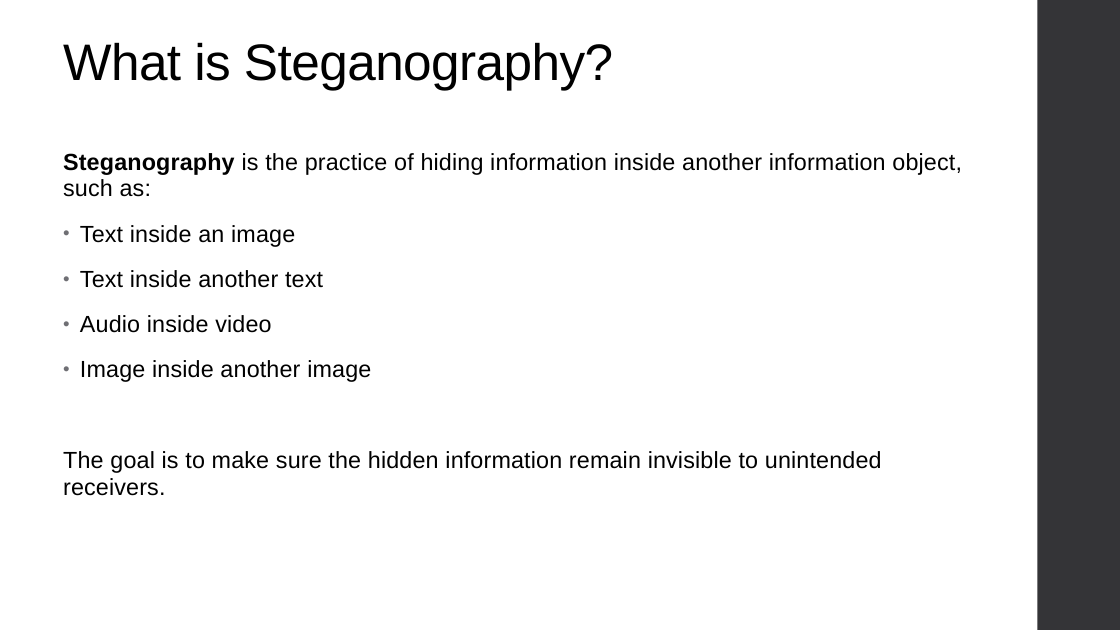
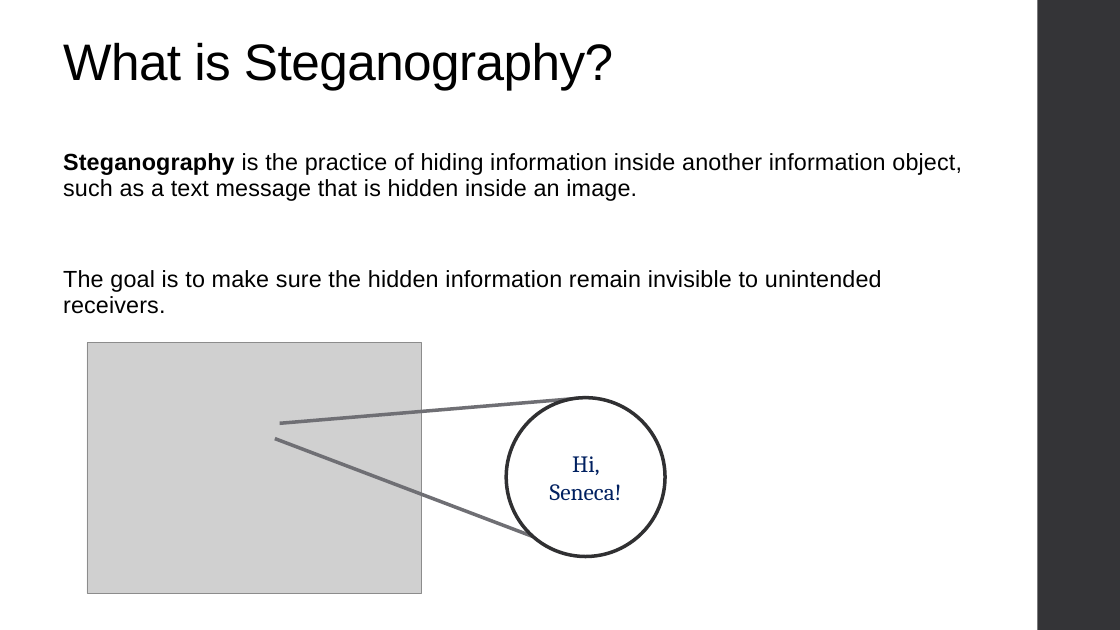
Before and after one commit to shima3021/CEP146-Project1, a slide deck: slide 2 of steganographySlides.pptx. Drawn at 1120x630 pixels with LibreOffice and Linux fonts; fonts in the diff are those of the drawing; grey boxes stand for pictures. Boxes give left, top, right and bottom in pixels: in the first picture for what was removed or moved away, otherwise in the second. Text is boxed around its words. In the diff, an @@ line names an element or a change of style, - is before the commit and + after.

Commit message:
Add an image to the (What is Steganography) Slide
The edit is intended for clarification.

```diff
--- a/steganographySlides.pptx
+++ b/steganographySlides.pptx
@@ text at [63,153,962,201]: text changed @@
-Steganography is the practice of hiding information inside another information object, such as:
-• Text inside an image
-• Text inside another text
-• Audio inside video
-• Image inside another image
+Steganography is the practice of hiding information inside another information object, such as a text message that is hidden inside an image.
@@ picture added at [87,343,422,593] @@
@@ line added from (586, 397) to (280, 423), #6F6F74 3 pt @@
@@ ellipse added at [507,397,665,556], fill #FFFFFF, outline #313133 3 pt, 20 pt, text #002060 @@
+Hi, Seneca!
@@ line added from (586, 557) to (275, 439), #6F6F74 3 pt @@
```
Also in this commit, not shown: 1 other slide changed.
